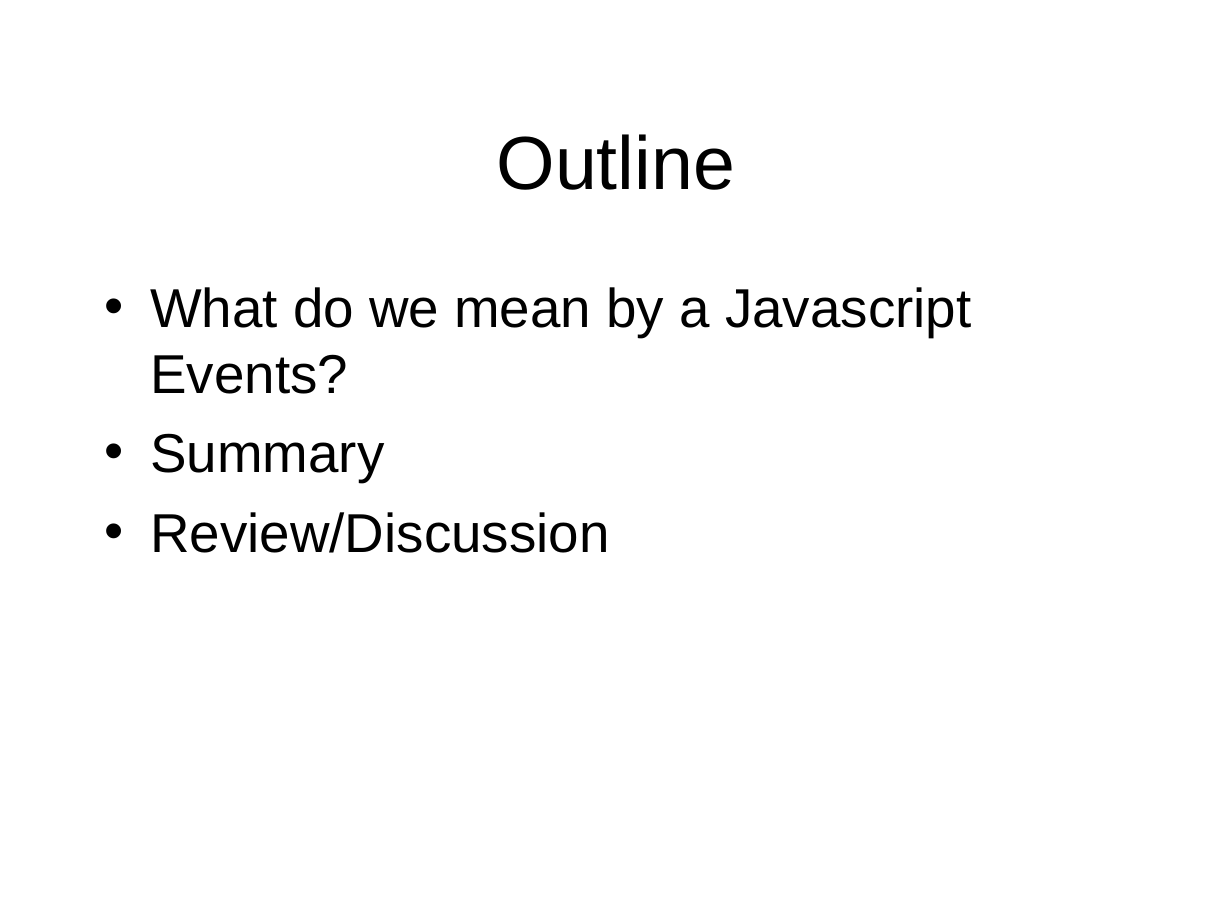
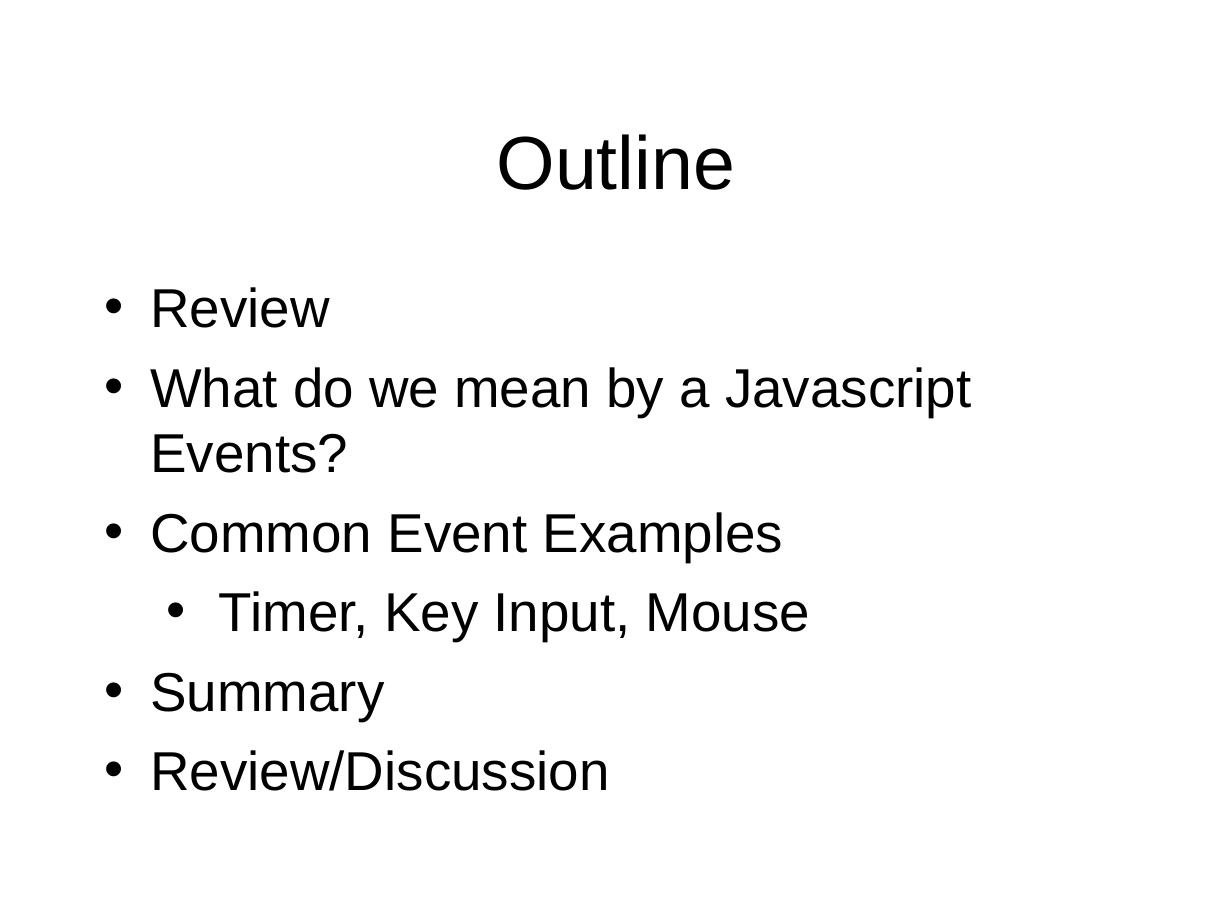
Before and after one commit to octaviordz/zjnu2017.github.io, a slide deck: slide 2 of WAD/lectures/120--Javascript.Events.pptx. Drawn at 1232x924 pixels with LibreOffice and Linux fonts; fonts in the diff are those of the drawing. Boxes give left, top, right and bottom in pixels: in the first picture for what was removed or moved away, otherwise in the second. Text is boxed around its words. In the diff, an @@ line names an element or a change of style, - is before the commit and + after.

Commit message:
Javascript examples.

```diff
--- a/WAD/lectures/120--Javascript.Events.pptx
+++ b/WAD/lectures/120--Javascript.Events.pptx
@@ text at [150, 287, 330, 328]: paragraph added @@
+• Review
@@ text at [150, 512, 810, 641]: paragraphs added @@
+• Common Event Examples
+  • Timer, Key Input, Mouse
```
Also in this commit, not shown: 4 other slides changed, 30 slides added, 2 other files.
